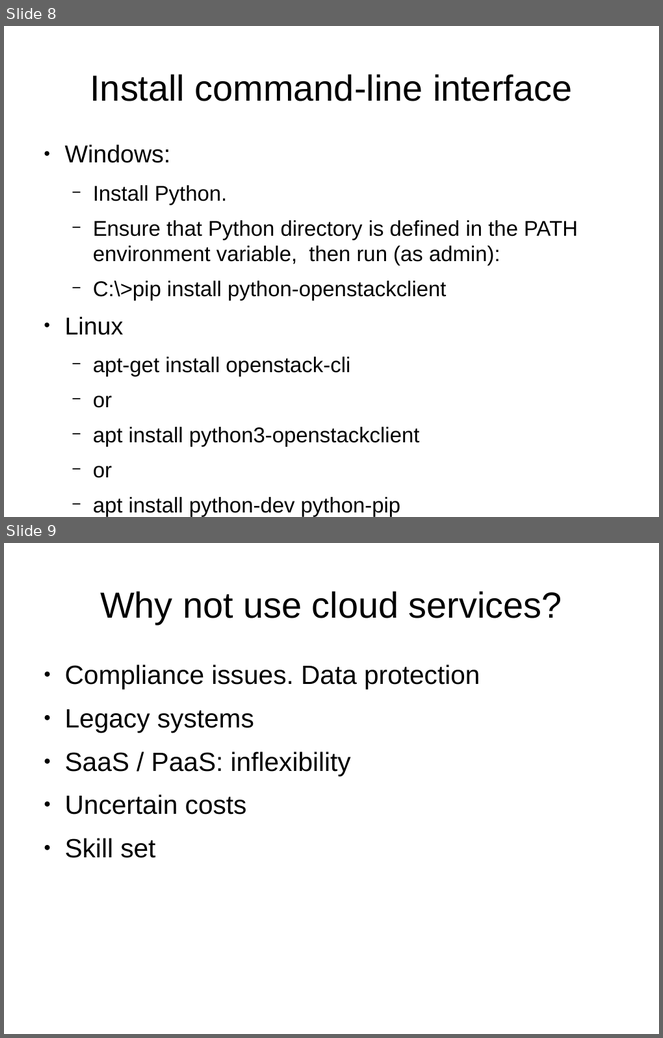
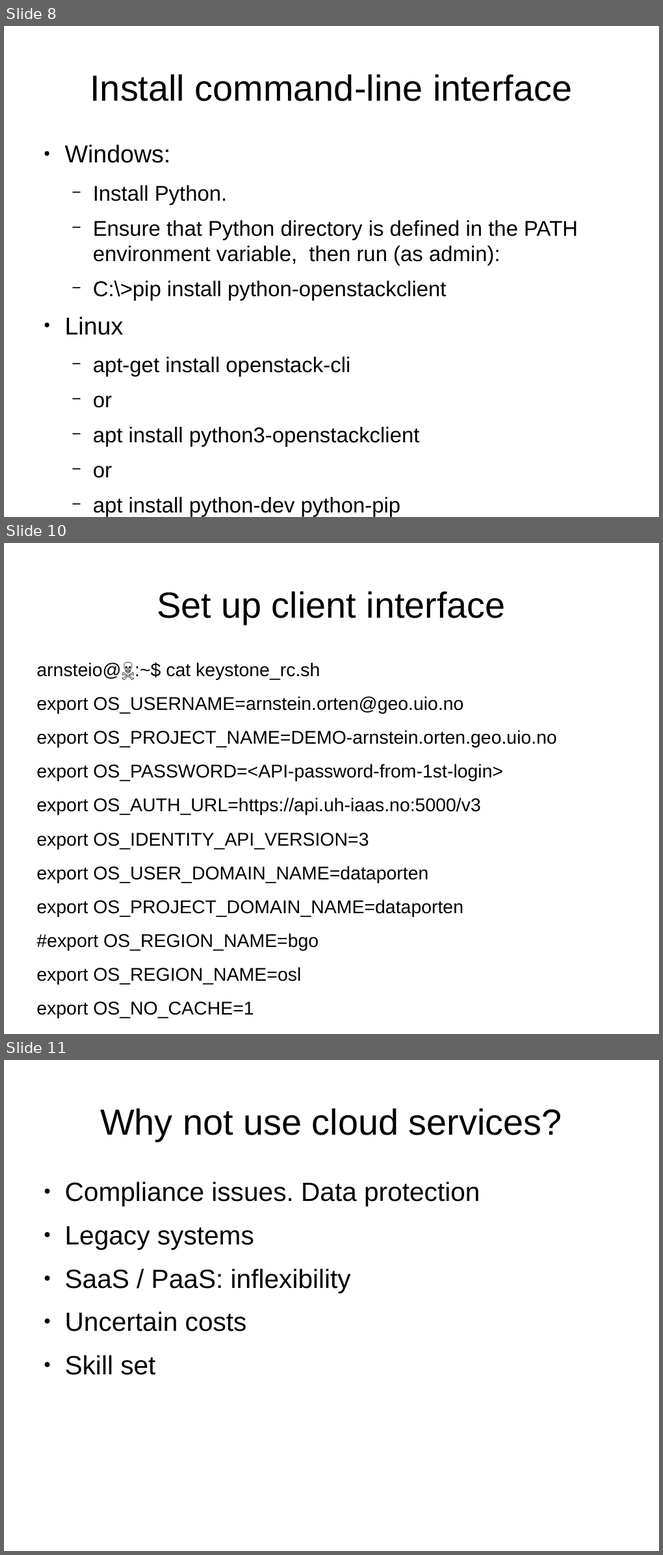
Before and after one commit to arnsteio/UH-IaaS-mini-workshop, a slide deck: UH-sky_IaaS-MiniWorkshop.odp. Shown one above the other, each under a label of ours: slides 8 and 9 before the commit, slides 8, 10 and 11 after it; the slides between them are not shown. The pictures are 663x1038 and 663x1555 pixels, drawn with LibreOffice and Linux fonts; fonts in the diff are those of the drawing. Boxes give left, top, right and bottom in pixels: in the first picture for what was removed or moved away, otherwise in the second. Text is boxed around its words. In the diff, an @@ line names an element or a change of style, - is before the commit and + after.

```diff
--- a/UH-sky_IaaS-MiniWorkshop.odp
+++ b/UH-sky_IaaS-MiniWorkshop.odp
@@ slide 10 added at <box>4,543,659,1034</box>, background #FFFFFF @@
@@ title added at <box>157,591,506,624</box>, 44 pt, text #000000 @@
+Set up client interface
@@ text added at <box>36,663,557,1019</box>, 22.4 pt, text #000000 @@
+arnsteio@☠:~$ cat keystone_rc.sh
+export OS_USERNAME=arnstein.orten@geo.uio.no
+export OS_PROJECT_NAME=DEMO-arnstein.orten.geo.uio.no
+export OS_PASSWORD=<API-password-from-1st-login>
+export OS_AUTH_URL=https://api.uh-iaas.no:5000/v3
+export OS_IDENTITY_API_VERSION=3
+export OS_USER_DOMAIN_NAME=dataporten
+export OS_PROJECT_DOMAIN_NAME=dataporten
+#export OS_REGION_NAME=bgo
+export OS_REGION_NAME=osl
+export OS_NO_CACHE=1
@@ what was slide 9 is now slide 11 @@
```
Also in this commit, not shown: 1 other slide added, 1 other file.
